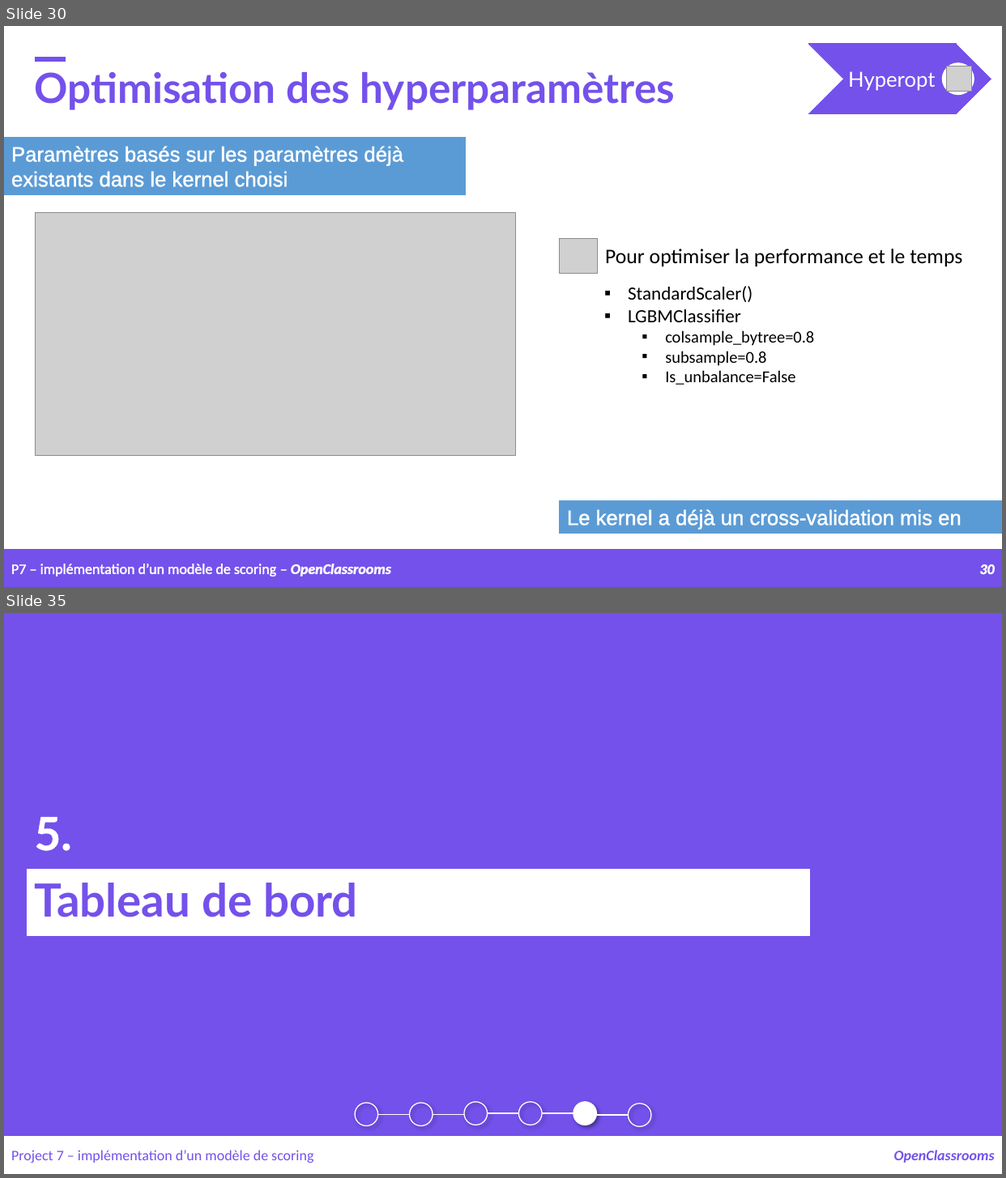
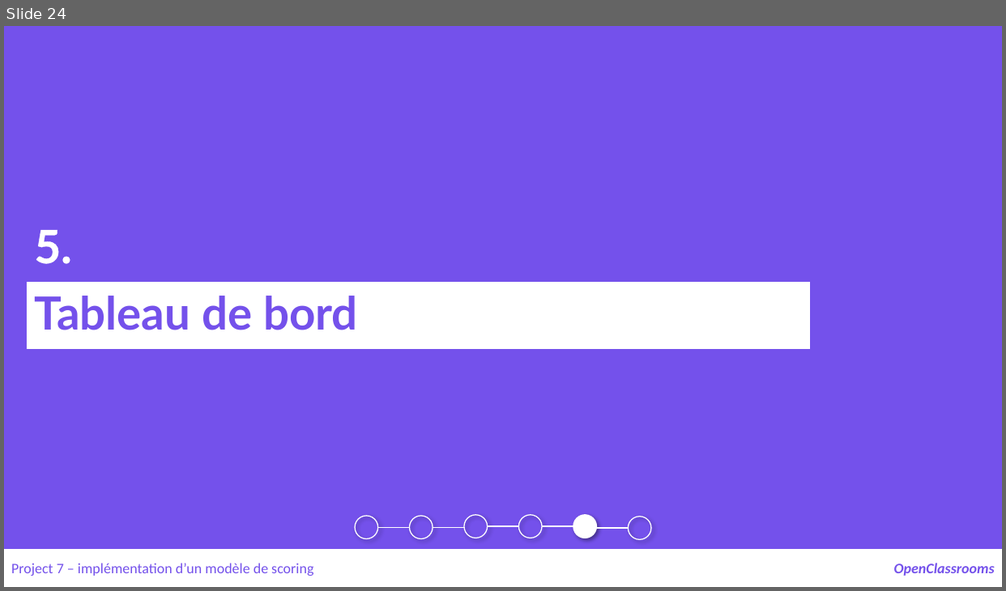
Before and after one commit to samirhinojosa/OC-P7-IMPLEMENT-A-SCORING-MODEL, a slide deck: supports/P7_presentation_final_v3.pptx. Shown one above the other, each under a label of ours: slides 30 and 35 before the commit, slide 24 after it; the slides between them are not shown. The pictures are 1006x1178 and 1006x591 pixels, drawn with LibreOffice and Linux fonts; fonts in the diff are those of the drawing; grey boxes stand for pictures; background and template pictures are left out. Boxes give left, top, right and bottom in pixels: in the first picture for what was removed or moved away, otherwise in the second. Text is boxed around its words. In the diff, an @@ line names an element or a change of style, - is before the commit and + after.

```diff
--- a/supports/P7_presentation_final_v3.pptx
+++ b/supports/P7_presentation_final_v3.pptx
@@ slide 30 removed at (4,26,1002,587), background picture (left out) @@
@@ text removed at (35,72,675,110) @@
-Optimisation des hyperparamètres
@@ rectangle removed at (35,57,65,61) @@
@@ group removed at (809,44,991,114): 1 chevron, 1 text, 1 ellipse, 1 picture @@
-Hyperopt
@@ rectangle removed at (4,138,465,195) @@
-Paramètres basés sur les paramètres déjà existants dans le kernel choisi
@@ picture removed at (35,213,515,456) @@
@@ picture removed at (560,238,597,274) @@
@@ text removed at (605,249,962,267) @@
-Pour optimiser la performance et le temps
@@ text removed at (628,286,814,385) @@
-▪ StandardScaler()
-▪ LGBMClassifier
-  ▪ colsample_bytree=0.8
-  ▪ subsample=0.8
-  ▪ Is_unbalance=False
@@ rectangle removed at (560,501,1002,534) @@
-Le kernel a déjà un cross-validation mis en œuvre
@@ rectangle removed at (4,550,1002,587) @@
@@ text removed at (11,564,391,577) @@
-P7 – implémentation d’un modèle de scoring – OpenClassrooms
@@ page number removed at (979,565,994,575) @@
-30
@@ what was slide 35 is now slide 24 @@
```
Also in this commit, not shown: 10 slides changed, 3 slides added, 13 other slides removed, 3 other files.
